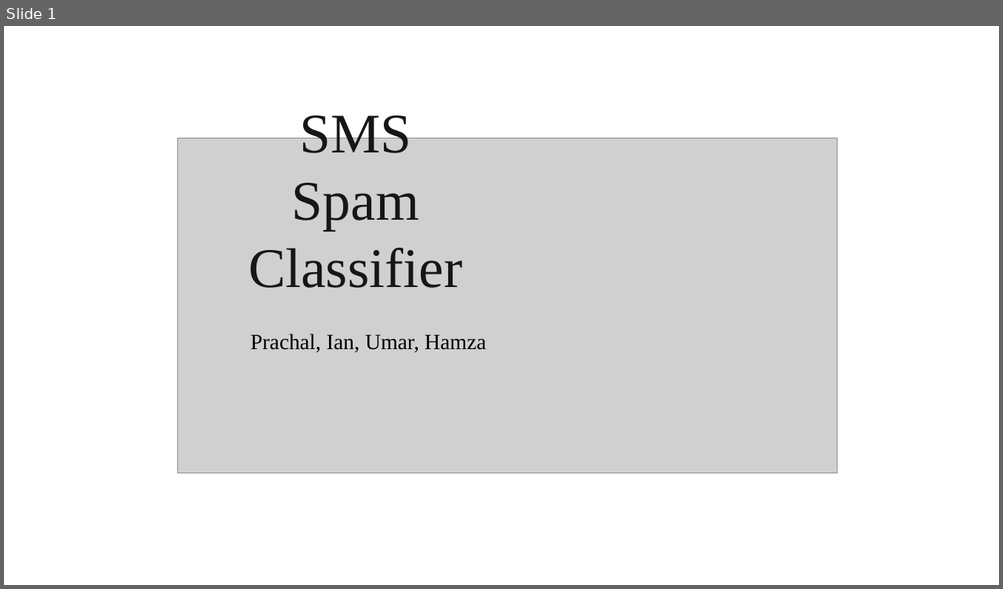
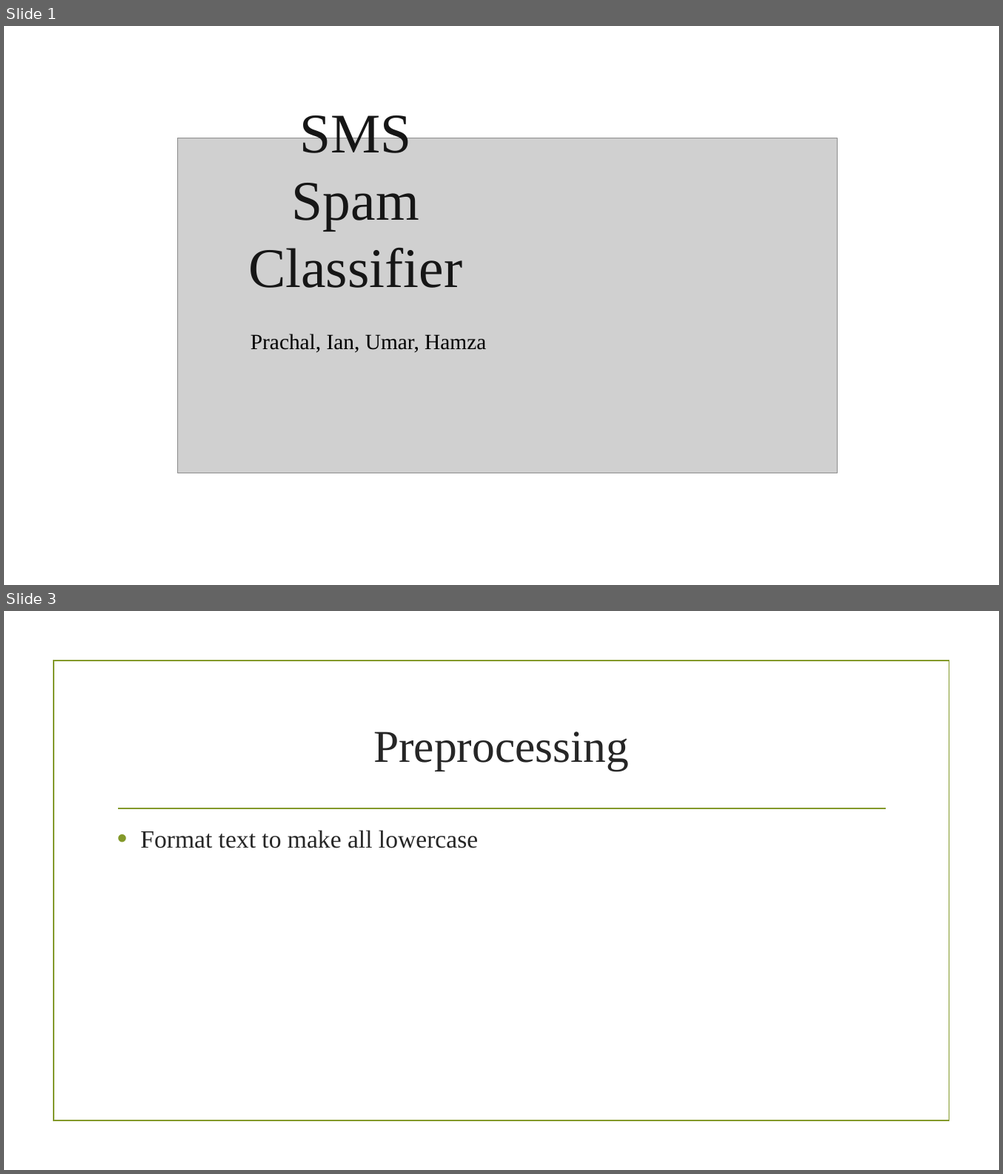
Before and after one commit to devdada/CS-418-Final-Project, a slide deck: SMS Spam Classifier.pptx. Shown one above the other, each under a label of ours: slide 1 before the commit, slides 1 and 3 after it; the slides between them are not shown. The pictures are 1003x589 and 1003x1174 pixels, drawn with LibreOffice and Linux fonts; fonts in the diff are those of the drawing; grey boxes stand for pictures; background and template pictures are left out. Boxes give left, top, right and bottom in pixels: in the first picture for what was removed or moved away, otherwise in the second. Text is boxed around its words. In the diff, an @@ line names an element or a change of style, - is before the commit and + after.

Commit message:
ppt

```diff
--- a/SMS Spam Classifier.pptx
+++ b/SMS Spam Classifier.pptx
@@ slide 3 added at <box>4,611,999,1170</box>, background picture (left out) @@
@@ rectangle added at <box>54,661,948,1122</box>, outline #83992A 1.25 pt @@
@@ title added at <box>373,732,629,771</box>, 44 pt, text #262626 @@
+Preprocessing
@@ line added from (118, 809) to (885, 809), #83992A 1.25 pt @@
@@ text added at <box>140,830,478,849</box>, 24 pt, text #262626 @@
+• Format text to make all lowercase
```
Also in this commit, not shown: 2 other slides added.
